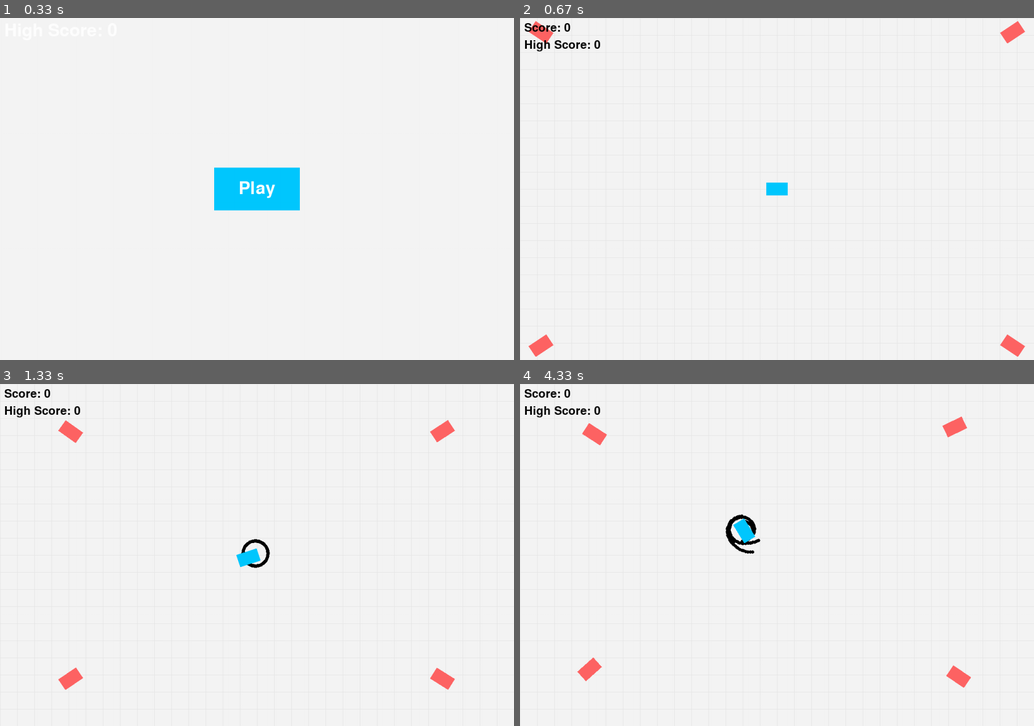
Above: before the commit, frames 1-4 (two rows, left to right).
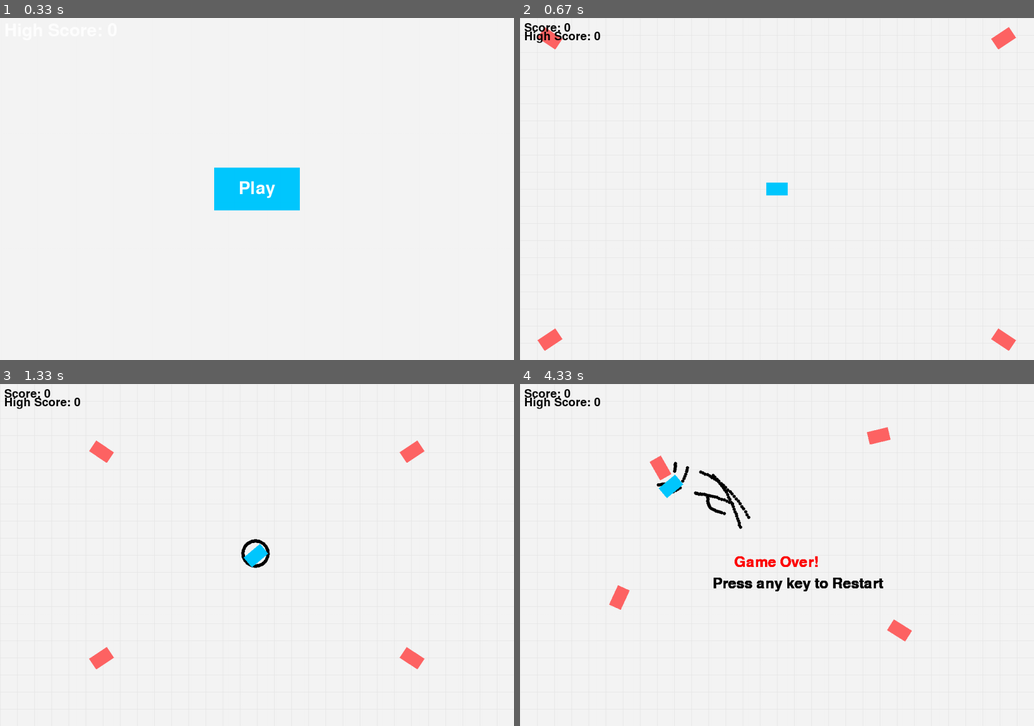
Above: after the commit, the same moments.

Repository: Varun-Chinthoju/LearningPython
Game: pygame game, started from pygame_Learning/Drift_Chase_V2/Drift_Chase_V2.py
The game is run twice, just before and just after one commit, with the same random seed, the same clock (stepped at 60 frames per second) and the same inputs.
Inputs (mouse positions are in pixels of both pictures, inside the frame that each line leads up to):
- Up to frame 1 (0.33 s): no input
- Up to frame 2 (0.67 s): click "Play" at 0.38 s
- Up to frame 3 (1.33 s): hold Right 0.67-1.13 s; move the mouse to (236, 568) at 0.7 s; hold Up from 1.17 s (still down)
- Up to frame 4 (4.33 s): release Up at 1.47 s; hold Right 1.5-1.97 s; hold Left 2-2.53 s; hold Down 2.57-2.87 s; hold Left 2.9-3.3 s; hold Up 3.33-3.7 s; hold Right from 3.73 s (still down)

Frame 1 is identical in both runs. In frame 2, 1.0% of the frame differs, in the area x 0-99%, y 0-99%; in frame 3, 1.9%; in frame 4, 3.6%, in the area x 0-88%, y 4-89%.

Commit message:
Refactor game settings and improve drift mechanics by adjusting speed and friction parameters

Diff:
--- a/pygame_Learning/Drift_Chase_V2/Drift_Chase_V2.py
+++ b/pygame_Learning/Drift_Chase_V2/Drift_Chase_V2.py
@@ -2,9 +2,6 @@
 import math
 import random
 import time
-import os
-
-# High score file path
 
 # Initialize Pygame
 pygame.init()
@@ -18,20 +15,17 @@
 ENEMY_COLOR = (255, 100, 100)
 TRACK_COLOR = (0, 0, 0)
 MAX_SPEED = 6
-DRIFT_FACTOR = .92
-ENEMY_SPEED = 3.5 # 3.5
-MAX_TURN_RADIUS = 150
-MIN_TURN_RADIUS = 30
+DRIFT_FACTOR = 0.92  # Controls how much drifting reduces speed
+ENEMY_SPEED = 5
 TURN_RADIUS_DECAY = 0.2
 TURN_RADIUS_RESET_TIME = 0.5
-EXPLOSION_RADIUS = 100  # Radius in which cars are affected by the explosion
-EXPLOSION_PARTICLE_COUNT = 50  # Number of particles in the explosion
+FRICTION = 0.98  # How much friction slows the car down
+TURN_SMOOTHNESS = 0.05  # Smoothness of turns
+drift_tracks = []  # Initialize drift_tracks
+
 screen = pygame.display.set_mode((WIDTH, HEIGHT))
 pygame.display.set_caption("Drift Chase")
 clock = pygame.time.Clock()
-
-# Track data
-drift_tracks = []
 
 # Load car images
 player_car = pygame.Surface((50, 30), pygame.SRCALPHA)
@@ -54,14 +48,14 @@
 player_pos = [WIDTH // 2, HEIGHT // 2]
 player_angle = 0
 player_speed = 0
-player_turning = False
+velocity = [0, 0]
 last_turn_time = time.time()  # Initialize the last turn time to the current time
-turn_radius = MAX_TURN_RADIUS
 turn_amount = 5
 score = 0
+high_score = 0  # Variable to keep track of the high score
 game_over = False
 game_started = False  # Keeps track of whether the game has started
-high_score = 0  # Variable to keep track of the high score
+
 # Check for collisions between enemy cars and player car
 def check_enemy_collisions():
     global score, game_over
@@ -94,7 +88,8 @@
 # Increment score based on time or specific actions
 def update_score():
     global score
-    score+=1
+    score += 1
+
 # Game loop
 running = True
 while running:
@@ -135,7 +130,7 @@
         screen.blit(high_score_text, (10, 10))  # Display high score at top left
 
         pygame.display.flip()
-        clock.tick(60)
+        clock.tick(120)
         continue
 
     if game_over:
@@ -155,58 +150,33 @@
     # Player controls
     keys = pygame.key.get_pressed()
     if keys[pygame.K_UP]:
-        player_speed = min(player_speed + 0.5, MAX_SPEED)
+        player_speed = min(player_speed + 0.3, MAX_SPEED)
     if keys[pygame.K_DOWN]:
-        player_speed = max(player_speed - 0.5, -MAX_SPEED)
+        player_speed = max(player_speed - 0.3, -MAX_SPEED)
 
     # Handle turning and drifting
     if keys[pygame.K_LEFT] or keys[pygame.K_RIGHT]:
-        player_turning = True
         if keys[pygame.K_LEFT]:
             player_angle += turn_amount
         if keys[pygame.K_RIGHT]:
             player_angle -= turn_amount
+
         drift_tracks.append((int(player_pos[0]), int(player_pos[1]), time.time(), player_angle))  # Save track positions with timestamps
-    else:
-        player_turning = False
-        turn_amount = 5
-
-    if keys[pygame.K_ESCAPE]:
-        pygame.quit()
-
-
-
     # Drift effect
-    player_speed *= DRIFT_FACTOR
-    dx = player_speed * math.cos(math.radians(player_angle))
-    dy = -player_speed * math.sin(math.radians(player_angle))
-    player_pos[0] += dx
-    player_pos[1] += dy
-
-    # Adjust turn radius when turning
-    if player_turning:
-        # Shrink the turn radius by 20% every 0.1 seconds
-        if time.time() - last_turn_time > 0.2:
-            turn_amount = turn_amount * 1.1
-            if turn_amount>12:
-                turn_amount = 12
-            last_turn_time = time.time()
-
-    else:
-        # Reset turn radius after not turning for a while
-        if time.time() - last_turn_time > TURN_RADIUS_RESET_TIME:
-            turn_amount = 5
-
-    # Calculate player facing angle based on movement
-    if player_speed != 0:
-        player_angle = -math.degrees(math.atan2(dy, dx))
+    rad_angle = math.radians(player_angle)
+    forward_vector = [math.cos(rad_angle), -math.sin(rad_angle)]
+    velocity[0] += forward_vector[0] * player_speed * TURN_SMOOTHNESS
+    velocity[1] += forward_vector[1] * player_speed * TURN_SMOOTHNESS
+
+    # Apply friction and update position
+    velocity[0] *= FRICTION
+    velocity[1] *= FRICTION
+    player_pos[0] += velocity[0]
+    player_pos[1] += velocity[1]
 
     # Keep the player on screen
     player_pos[0] = max(0, min(WIDTH, player_pos[0]))
     player_pos[1] = max(0, min(HEIGHT, player_pos[1]))
-
-    # Remove old drift tracks (older than 1 second)
-    drift_tracks = [track for track in drift_tracks if time.time() - track[2] < 1]
 
     # Move enemy cars
     for enemy_car in enemy_cars:
@@ -217,18 +187,19 @@
         enemy_car['pos'][0] += ENEMY_SPEED * math.cos(angle_to_player)
         enemy_car['pos'][1] += ENEMY_SPEED * math.sin(angle_to_player)
 
-    # Check for enemy car collisions
-    check_enemy_collisions()
-
-    # Drawing everything
     screen.fill(BG_COLOR)
     # Draw grid
     for x in range(0, WIDTH, 40):
         pygame.draw.line(screen, GRID_COLOR, (x, 0), (x, HEIGHT), 1)
     for y in range(0, HEIGHT, 40):
         pygame.draw.line(screen, GRID_COLOR, (0, y), (WIDTH, y), 1)
-    # Draw drift tracks
-    for track in drift_tracks[-500:]:
+    # Check for enemy car collisions
+    check_enemy_collisions()
+    # Remove old drift tracks
+    current_time = time.time()
+    drift_tracks = [track for track in drift_tracks if current_time - track[2] <= 1]
+
+    for track in drift_tracks:
         current_player_angle = track[3]  # Use the player angle stored in the drift track
         car_corners = [
             (track[0] + 25 * math.cos(math.radians(current_player_angle)) - 15 * math.sin(math.radians(current_player_angle)),
@@ -242,6 +213,8 @@
         ]
         for corner in car_corners:
             pygame.draw.circle(screen, TRACK_COLOR, (corner[0] - 3, corner[1] - 3), 4)
+    # Drawing everything
+
 
     # Draw player car
     rotated_player = pygame.transform.rotate(player_car, player_angle)
@@ -252,14 +225,13 @@
         rotated_enemy = pygame.transform.rotate(enemy_car['car'], enemy_car['angle'])
         screen.blit(rotated_enemy, (enemy_car['pos'][0] - rotated_enemy.get_width() // 2, enemy_car['pos'][1] - rotated_enemy.get_height() // 2))
 
-    # Display score and high score at top left
+    # Draw score
     font = pygame.font.SysFont(None, 40)
     score_text = font.render(f"Score: {score}", True, (0, 0, 0))
     high_score_text = font.render(f"High Score: {high_score}", True, (0, 0, 0))
     screen.blit(score_text, (10, 10))
-    screen.blit(high_score_text, (10, 50))
+    screen.blit(high_score_text, (10, 30))
 
     pygame.display.flip()
     clock.tick(60)
-
 pygame.quit()
